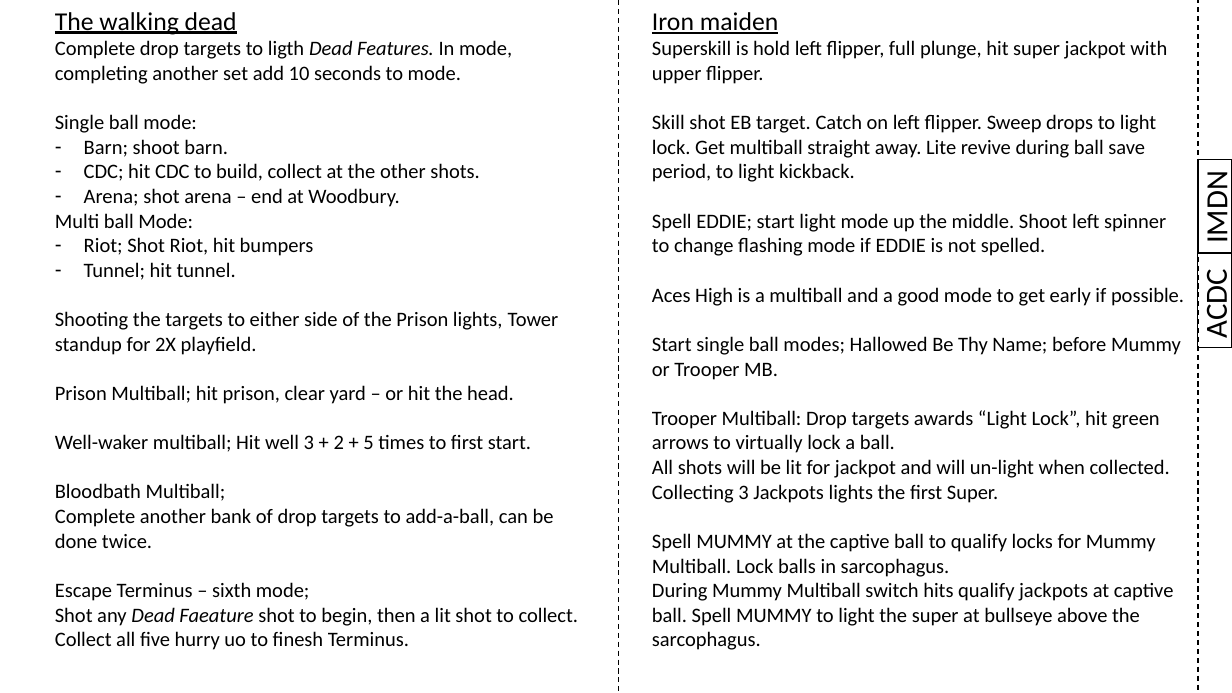
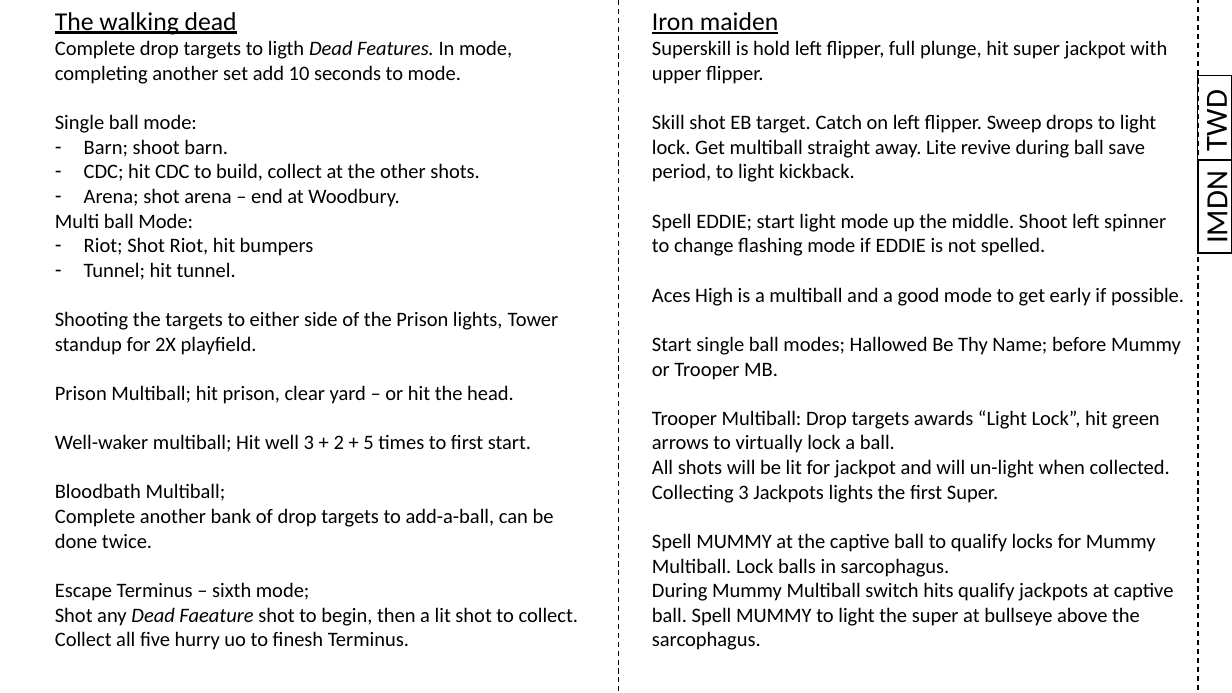
Before and after one commit to karstenbolge/PB, a slide deck: slide 2 of PB.pptx. Drawn at 1232x693 pixels with LibreOffice and Linux fonts; fonts in the diff are those of the drawing. Boxes give left, top, right and bottom in pixels: in the first picture for what was removed or moved away, otherwise in the second. Text is boxed around its words. In the diff, an @@ line names an element or a change of style, - is before the commit and + after.

```diff
--- a/PB.pptx
+++ b/PB.pptx
@@ rectangle added at [1198, 75, 1232, 160], outline #000000 1 pt, 24 pt, text #000000 @@
+TWD
@@ rectangle removed at [1198, 253, 1232, 347] @@
-ACDC
```
Also in this commit, not shown: 16 other slides changed, 1 other file.
